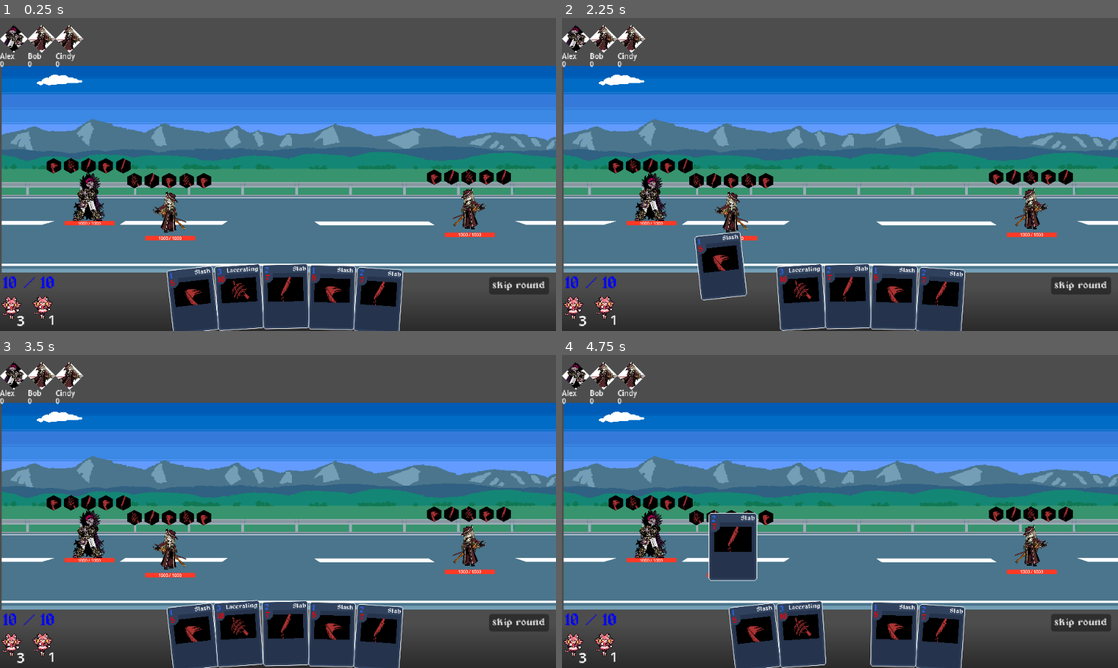
Above: before the commit, frames 1-4 (two rows, left to right).
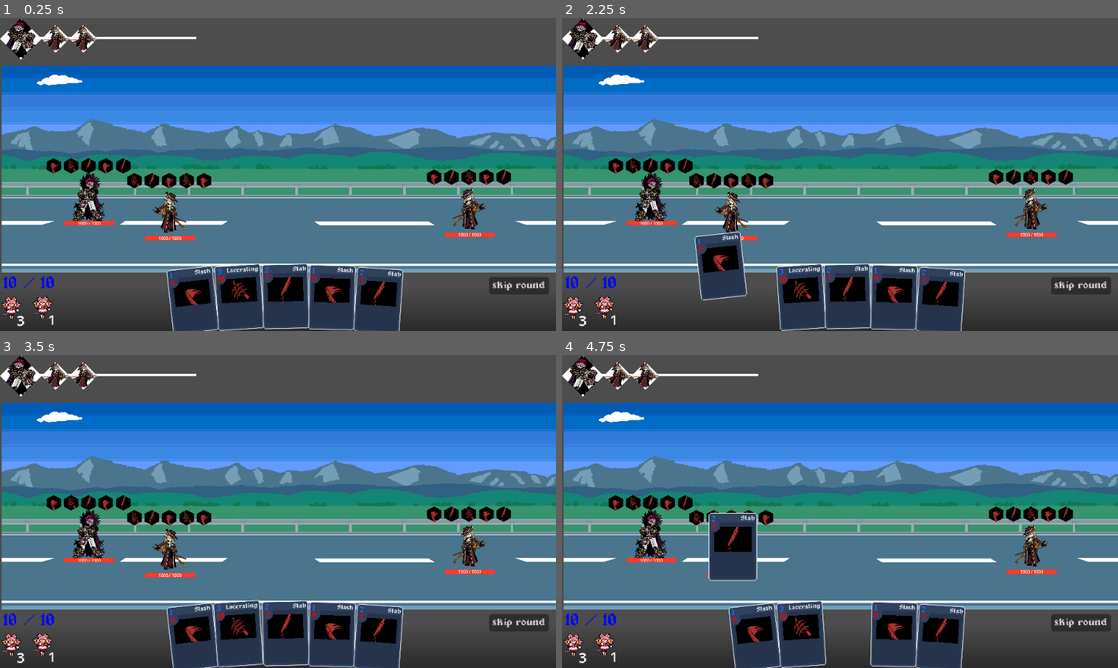
Above: after the commit, the same moments.

Repository: mewmewmyagic/card-game-main
Game: Godot game, scene res://scenes/battle/BattleScene.tscn
The game is run twice, just before and just after one commit, with the same random seed, the same clock (stepped at 60 frames per second) and the same inputs.
Inputs (mouse positions are in pixels of both pictures, inside the frame that each line leads up to):
- Up to frame 1 (0.25 s): no input
- Up to frame 2 (2.25 s): click "skip round" at 0.5 s; click "skip round" at 1.25 s; tap Enter at 2 s; drag from (756, 299) to (650, 196) at 2.02 s
- Up to frame 3 (3.5 s): drag from (239, 633) to (88, 533) at 2.77 s
- Up to frame 4 (4.75 s): move the mouse to (845, 633) at 3.52 s; hold D (Right) 3.53-4.25 s; hold Right mouse button (right_mouse) 3.53-4.25 s; click (845, 633) at 3.67 s; tap Space at 4.25 s; drag from (895, 633) to (728, 549) at 4.27 s

The runs differ from the first frame. In frame 1, 1.4% of the frame differs, in the area x 0-36%, y 0-16%; in frame 2, 1.4%; in frame 3, 1.4%; in frame 4, 1.4%.

Commit message:
fuck you

Diff:
--- a/Scripts/turnrelated/turn_manager.gd
+++ b/Scripts/turnrelated/turn_manager.gd
@@ -44,6 +44,7 @@
 
 	turn_order.shuffle()
 
+	round_started.emit()
 	start_turn()
 
 func end_round() -> void:
@@ -62,12 +63,10 @@
 
 	EventBus.turn_started.emit()
 	turn_started.emit(current_turn.combatant)
-
-	var play: Card = await _get_card_decision(current_turn.combatant)
-
-	# 3. do it: costs are paid and effects run now, the animation plays alongside
-	if play != null:
-		await play.execute(battle)
+	if current_turn.combatant.ai_behavior:
+		current_turn.combatant.take_ai_turn(battle)
+	else:
+		ally_turn_started.emit(current_turn)
 
 func end_turn() -> void:
 
@@ -84,16 +83,6 @@
 
 	_advance_time()
 	start_turn()
-
-
-
-func _get_card_decision(actor: Combatant) -> Card:
-	if actor.ai_behavior:
-		return actor.ai_behavior.choose_play(actor, battle)
-	_awaiting_decision = true
-	ally_turn_started.emit(actor)
-	return await decision_made
-
 
 
 
--- a/Scripts/turnrelated/turn_order_ui.gd
+++ b/Scripts/turnrelated/turn_order_ui.gd
@@ -5,6 +5,7 @@
 
 @export var turn_icon_scene: PackedScene
 
+@export var big_icon: TurnOrderIcon
 var turn_icons: Array[TurnOrderIcon] = []
 var turn_to_ui: Dictionary = {}
 
@@ -13,6 +14,7 @@
 func bind(turnManager: TurnManager) -> void:
 	turn_manager = turnManager
 	turn_manager.turn_order_changed.connect(sync)
+	big_icon.amount.hide()
 
 func spawn_icon(t: CombatantTurn) -> void:
 	var turn_icon := turn_icon_scene.instantiate() as TurnOrderIcon
@@ -21,6 +23,14 @@
 	turn_icon.global_position = Vector2(self.size.x, self.size.y/2 - ICON_SPACING/2)
 	turn_to_ui[t] = turn_icon
 
+func _despawn_icon(t: CombatantTurn) -> void:
+	var turn_icon: TurnOrderIcon = turn_to_ui[t]
+	turn_to_ui.erase(t)
+	turn_icon.animator.move_to(Vector2(turn_icon.position.x, -100), 0.0, 0.25)
+	await get_tree().create_timer(0.25).timeout
+	turn_icon.queue_free()
+
+#should be called when sort combatant has already been called. cause you know, thats how syncing works
 func sync() -> void:
 	var turns := turn_manager._active_turns().duplicate()
 
@@ -37,13 +47,6 @@
 	_refresh_turn_icons()
 	_update_layout()
 
-func _despawn_icon(t: CombatantTurn) -> void:
-	var turn_icon: TurnOrderIcon = turn_to_ui[t]
-	turn_to_ui.erase(t)
-	turn_icon.animator.move_to(Vector2(turn_icon.position.x, -100), 0.0, 0.25)
-	await get_tree().create_timer(0.25).timeout
-	turn_icon.queue_free()
-
 func _refresh_turn_icons() -> void:
 	turn_icons.clear()
 	for t in turn_manager.turn_order: #has to be sorted
@@ -53,5 +56,8 @@
 func _update_layout() -> void:
 	var spacing = ICON_SPACING
 	for i in turn_icons.size():
-		turn_icons[i].animator.move_to(Vector2(i * spacing, self.size.y/2 - ICON_SPACING/2), 0.0, 0.25) #
+		if (i == 0):
+			big_icon.combatant_icon.texture = turn_icons[i].combatant_icon.texture
+
+		turn_icons[i].animator.move_to(Vector2((i-1) * spacing + big_icon.size.x * big_icon.scale.x, self.size.y/2 - ICON_SPACING/2), 0.0, 0.25) #
 		turn_icons[i].amount.text = str(turn_icons[i].turn.recovery_time)
--- a/scenes/battle/BattleScene.tscn
+++ b/scenes/battle/BattleScene.tscn
@@ -15,7 +15,6 @@
 [ext_resource type="PackedScene" uid="uid://1uaqytmxr4de" path="res://scenes/ui/stamina_ui.tscn" id="11_emfdx"]
 [ext_resource type="PackedScene" uid="uid://dwsjgd3bmp76l" path="res://scenes/ui/TurnOrderUI.tscn" id="14_th5m4"]
 [ext_resource type="PackedScene" uid="uid://sewshbwxty6x" path="res://scenes/ui/card_pile_ui.tscn" id="15_4q0u5"]
-[ext_resource type="PackedScene" uid="uid://cy206irxku8cg" path="res://scenes/turn_order_icon.tscn" id="19_i1ovl"]
 [ext_resource type="PackedScene" uid="uid://df4gabwwtl1tb" path="res://scenes/ui/skip_round.tscn" id="21_2wrqn"]
 [ext_resource type="Shader" uid="uid://bs7lemhfqjxqc" path="res://scenes/BottomFade.gdshader" id="21_qiykf"]
 
@@ -51,23 +50,26 @@
 position = Vector2(102, 206.00002)
 scale = Vector2(0.2, 0.2)
 stats = ExtResource("6_hvhqn")
+combatant_name = ""
+battle_state = NodePath("..")
 appearance = ExtResource("9_0t5w0")
-battle_state = NodePath("..")
 
 [node name="Bob" parent="BattleState" unique_id=1763858510 node_paths=PackedStringArray("battle_state") instance=ExtResource("4_0yjdt")]
 position = Vector2(195, 223)
 scale = Vector2(0.2, 0.2)
 stats = ExtResource("6_hvhqn")
+combatant_name = ""
+battle_state = NodePath("..")
 appearance = ExtResource("9_2jvsm")
-battle_state = NodePath("..")
 
 [node name="Cindy" parent="BattleState" unique_id=1047957331 node_paths=PackedStringArray("battle_state") instance=ExtResource("4_0yjdt")]
 position = Vector2(540.00006, 219)
 scale = Vector2(0.2, 0.2)
 stats = ExtResource("6_hvhqn")
 ai_behavior = SubResource("Resource_rfwfw")
+combatant_name = ""
+battle_state = NodePath("..")
 appearance = ExtResource("9_2jvsm")
-battle_state = NodePath("..")
 
 [node name="BattleUI" type="CanvasLayer" parent="." unique_id=407058147 node_paths=PackedStringArray("battle_state", "the_hand_ui", "stamina_ui", "turn_ui", "draw_pile_ui", "discard_pile_ui", "skip_round_ui") groups=["ui_layer"]]
 script = ExtResource("2_4f3f8")
@@ -97,7 +99,6 @@
 offset_bottom = -64.0
 
 [node name="TurnUI" parent="BattleUI" unique_id=1005858877 instance=ExtResource("14_th5m4")]
-turn_icon_scene = ExtResource("19_i1ovl")
 
 [node name="DrawPileUI" parent="BattleUI" unique_id=188438490 instance=ExtResource("15_4q0u5")]
 offset_left = 19.0
--- a/scenes/turn_order_icon.tscn
+++ b/scenes/turn_order_icon.tscn
@@ -26,6 +26,7 @@
 animator = NodePath("Animator")
 
 [node name="Name" type="Label" parent="." unique_id=246694431]
+visible = false
 layout_mode = 0
 offset_top = 30.0
 offset_right = 32.0
@@ -34,6 +35,7 @@
 text = "Bobbert"
 
 [node name="Amount" type="Label" parent="." unique_id=1178613960]
+visible = false
 layout_mode = 0
 offset_top = 39.0
 offset_right = 14.0
--- a/scenes/ui/TurnOrderUI.tscn
+++ b/scenes/ui/TurnOrderUI.tscn
@@ -3,7 +3,7 @@
 [ext_resource type="Script" uid="uid://cjlocxsykvcko" path="res://Scripts/turnrelated/turn_order_ui.gd" id="1_ktdfj"]
 [ext_resource type="PackedScene" uid="uid://cy206irxku8cg" path="res://scenes/turn_order_icon.tscn" id="2_gaxaj"]
 
-[node name="turn_order_ui" type="Control" unique_id=1005858877]
+[node name="turn_order_ui" type="Control" unique_id=1005858877 node_paths=PackedStringArray("big_icon")]
 layout_mode = 3
 anchors_preset = 15
 anchor_right = 1.0
@@ -12,9 +12,17 @@
 grow_horizontal = 2
 grow_vertical = 2
 script = ExtResource("1_ktdfj")
+turn_icon_scene = ExtResource("2_gaxaj")
+big_icon = NodePath("TurnOrderIcon")
 
 [node name="TurnOrderIcon" parent="." unique_id=1361914112 instance=ExtResource("2_gaxaj")]
-visible = false
 z_index = 1
 layout_mode = 0
 scale = Vector2(1.5, 1.5)
+
+[node name="ColorRect" type="ColorRect" parent="." unique_id=412244913]
+layout_mode = 0
+offset_left = 26.0
+offset_top = 22.0
+offset_right = 226.0
+offset_bottom = 24.0
